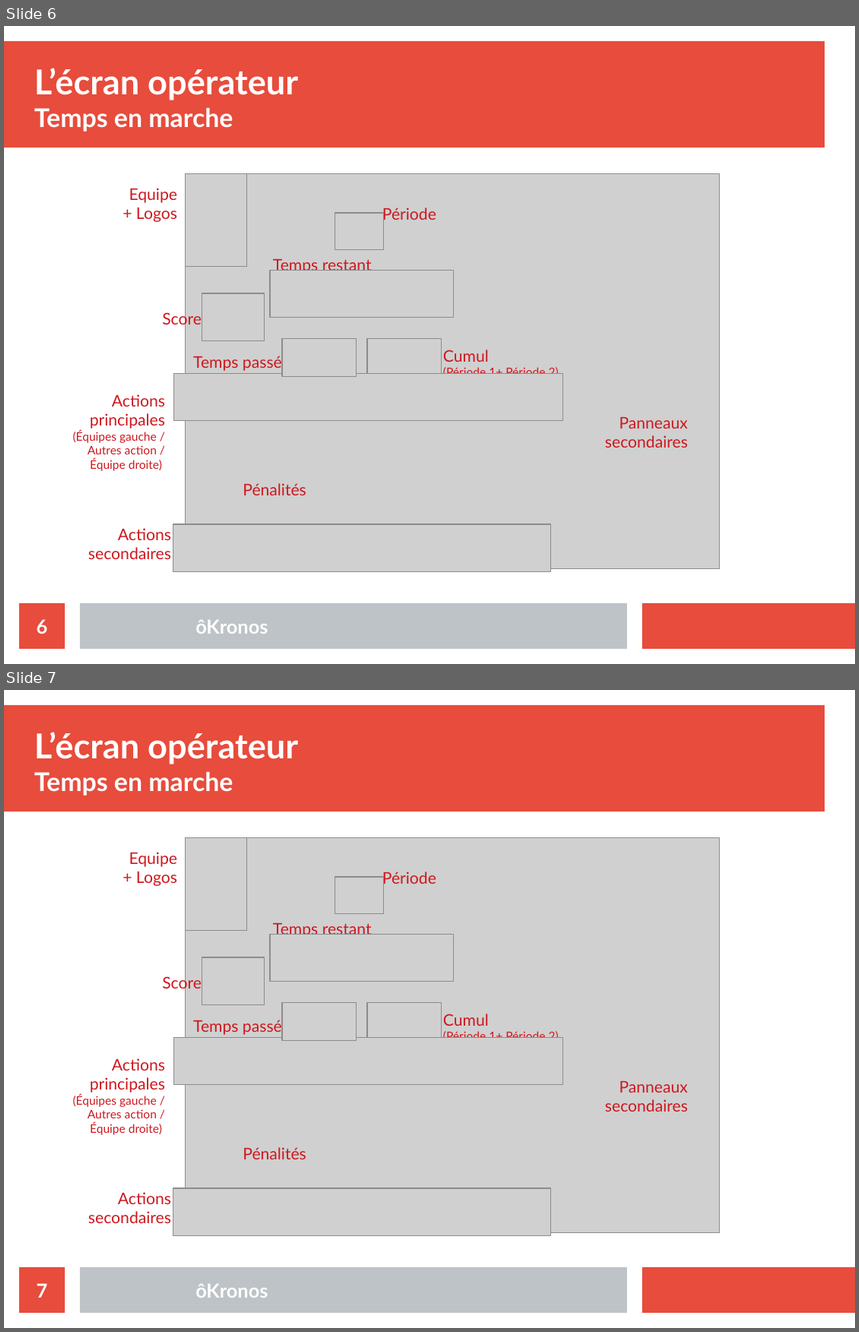
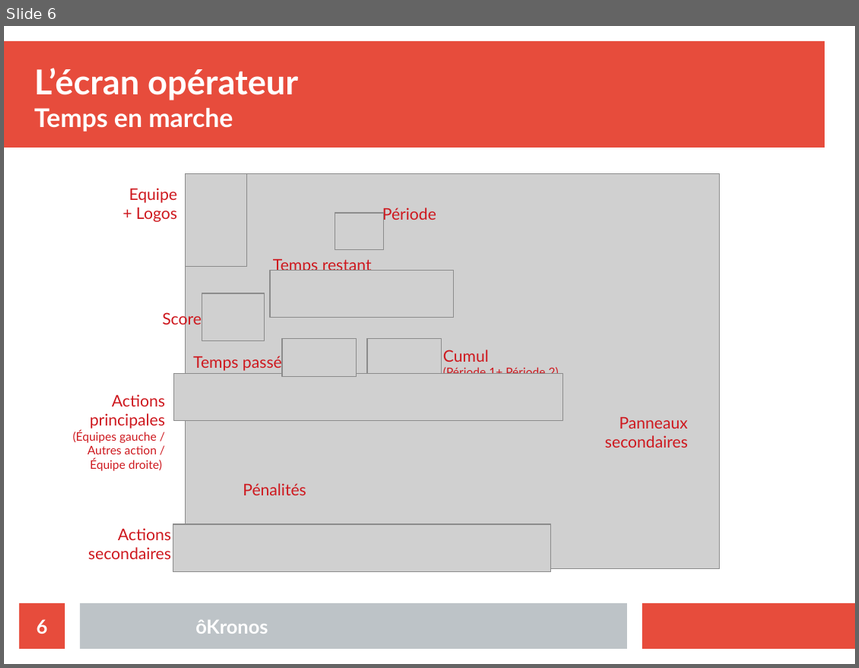
Before and after one commit to Tazahm/oKronos, a slide deck: doc/src/oKronos-intro.odp. Shown one above the other, each under a label of ours: slides 6 and 7 before the commit, slide 6 after it. The pictures are 859x1332 and 859x668 pixels, drawn with LibreOffice and Linux fonts; fonts in the diff are those of the drawing; grey boxes stand for pictures. Boxes give left, top, right and bottom in pixels: in the first picture for what was removed or moved away, otherwise in the second. Text is boxed around its words. In the diff, an @@ line names an element or a change of style, - is before the commit and + after.

```diff
--- a/doc/src/oKronos-intro.odp
+++ b/doc/src/oKronos-intro.odp
@@ slide 7 removed at box(4, 690, 855, 1328), background #FFFFFF; not listed: 3 template elements that a slide beside it also shows @@
@@ title removed at box(34, 732, 298, 796) @@
-L’écran opérateur
-Temps en marche
@@ picture removed at box(185, 838, 720, 1233) @@
@@ picture removed at box(185, 838, 247, 931) @@
@@ text removed at box(129, 852, 177, 886) @@
-Equipe
-+ Logos
@@ text removed at box(382, 872, 436, 888) @@
-Période
@@ picture removed at box(335, 877, 384, 914) @@
@@ picture removed at box(271, 934, 455, 981) @@
@@ text removed at box(273, 923, 372, 935) @@
-Temps restant
@@ picture removed at box(202, 958, 265, 1005) @@
@@ text removed at box(162, 974, 202, 992) @@
-Score
@@ picture removed at box(282, 1004, 356, 1041) @@
@@ picture removed at box(368, 1004, 442, 1041) @@
@@ text removed at box(193, 1018, 282, 1035) @@
-Temps passé
@@ text removed at box(443, 1031, 559, 1038) @@
-Cumul
-(Période 1+ Période 2)
@@ picture removed at box(174, 1037, 563, 1084) @@
@@ text removed at box(73, 1059, 165, 1135) @@
-Actions principales
-(Équipes gauche / Autres action / Équipe droite)
@@ text removed at box(605, 1081, 688, 1112) @@
-Panneaux secondaires
@@ text removed at box(243, 1148, 306, 1160) @@
-Pénalités
@@ picture removed at box(173, 1189, 552, 1236) @@
@@ text removed at box(88, 1192, 171, 1224) @@
-Actions secondaires
@@ page number removed at box(19, 1268, 65, 1313) @@
-7
@@ text removed at box(196, 1284, 268, 1298) @@
-ôKronos
```
Also in this commit, not shown: 5 slides changed, 5 other files.
